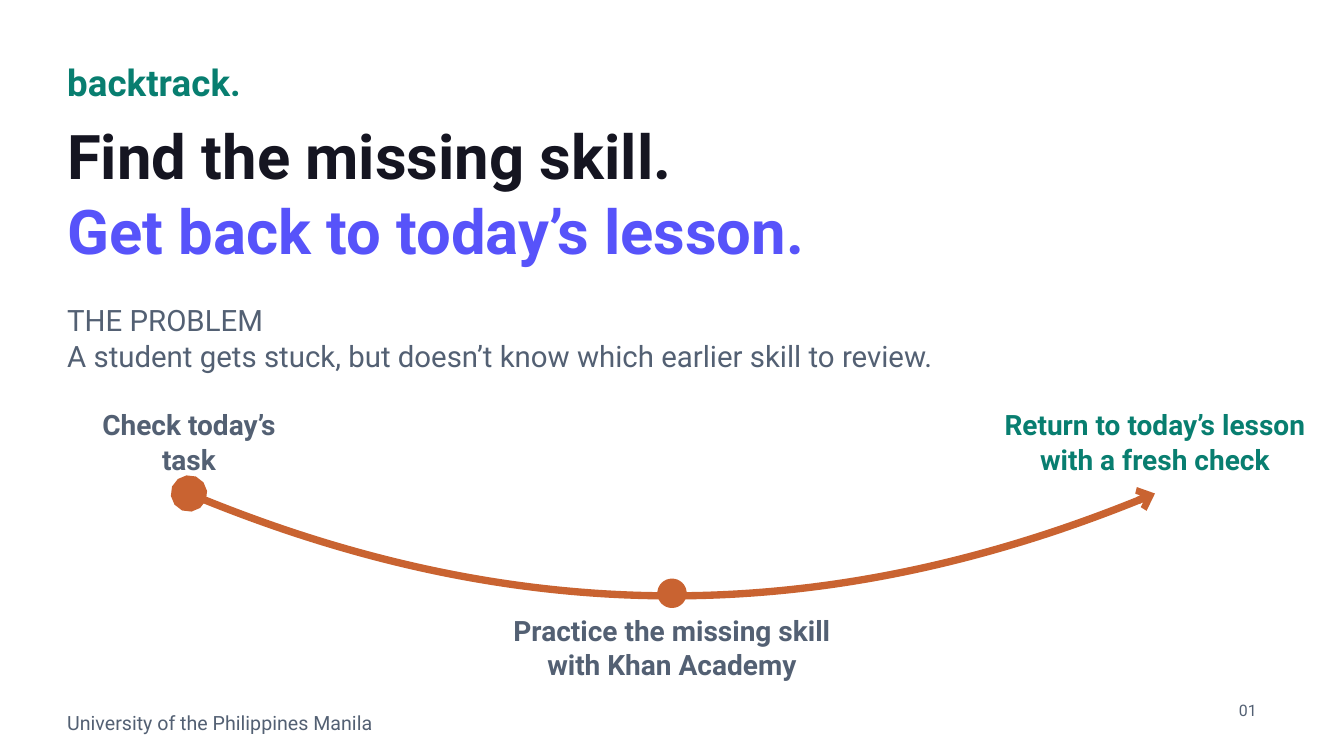
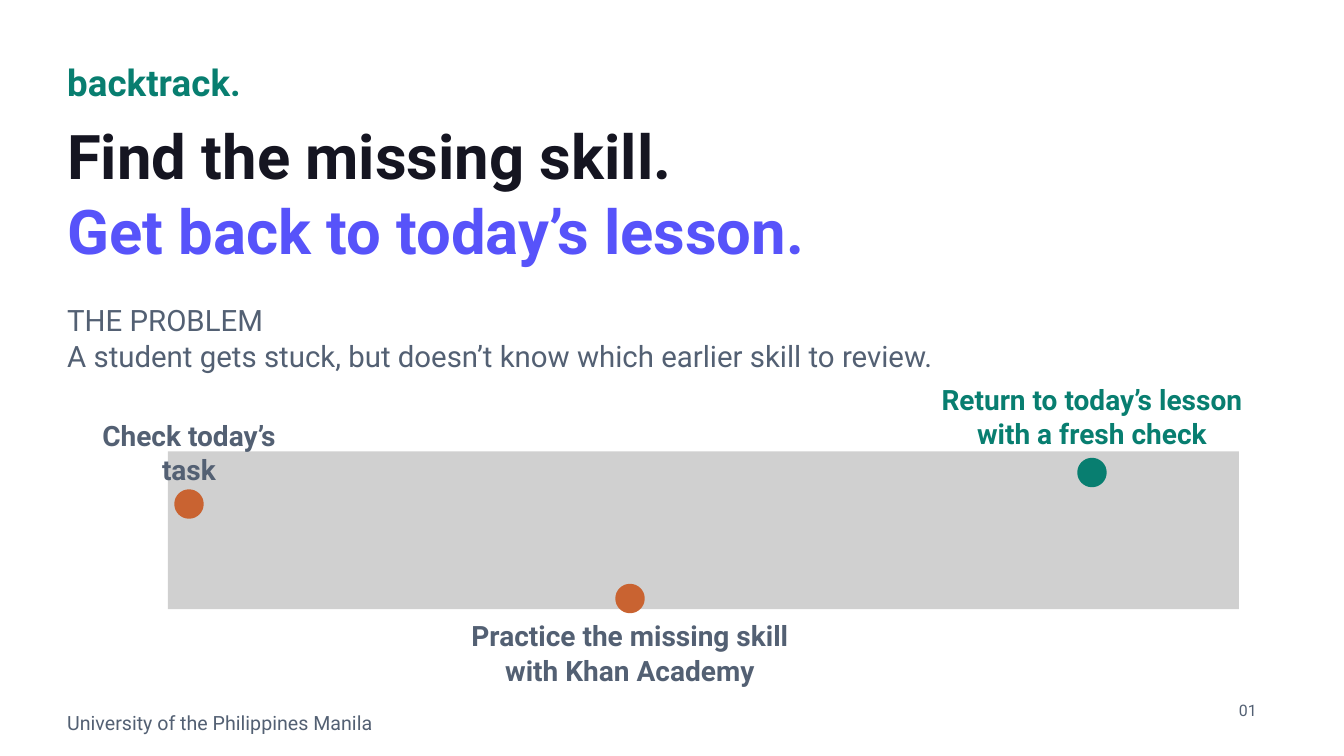
Before and after one commit to KhanAcademy-Backtrack/KhanAcademy-Backtrack-Demo, a slide deck: slide 1 of output/BACKTRACK_KEIC_2026_Embedded.pptx. Drawn at 1344x756 pixels with LibreOffice and Linux fonts; fonts in the diff are those of the drawing; grey boxes stand for pictures; background and template pictures are left out. Boxes give left, top, right and bottom in pixels: in the first picture for what was removed or moved away, otherwise in the second. Text is boxed around its words. In the diff, an @@ line names an element or a change of style, - is before the commit and + after.

```diff
--- a/output/BACKTRACK_KEIC_2026_Embedded.pptx
+++ b/output/BACKTRACK_KEIC_2026_Embedded.pptx
@@ text "Return to today’s lesson": place and size @@
-text "Return to today’s lesson" at [1005, 414, 1305, 471]
+text "Return to today’s lesson" at [942, 389, 1242, 445]
@@ text "Check today’s": place and size @@
-text "Check today’s" at [102, 414, 276, 477]
+text "Check today’s" at [102, 425, 276, 487]
@@ picture added at [168, 452, 1239, 609] @@
@@ freeform shape added at [1078, 458, 1107, 487], fill #087E70 @@
@@ freeform shape added at [174, 489, 204, 518], fill #C96331 @@
@@ freeform shape removed at [190, 494, 1155, 595] @@
@@ freeform shape: place and size @@
-freeform shape at [657, 579, 687, 608]
+freeform shape at [615, 584, 644, 613]
@@ text "Practice the missing skill": place and size @@
-text "Practice the missing skill" at [513, 620, 830, 681]
+text "Practice the missing skill" at [471, 625, 788, 687]
```
Also in this commit, not shown: 3 other slides changed, 1 slide added, 1 slide removed, 16 other files.
